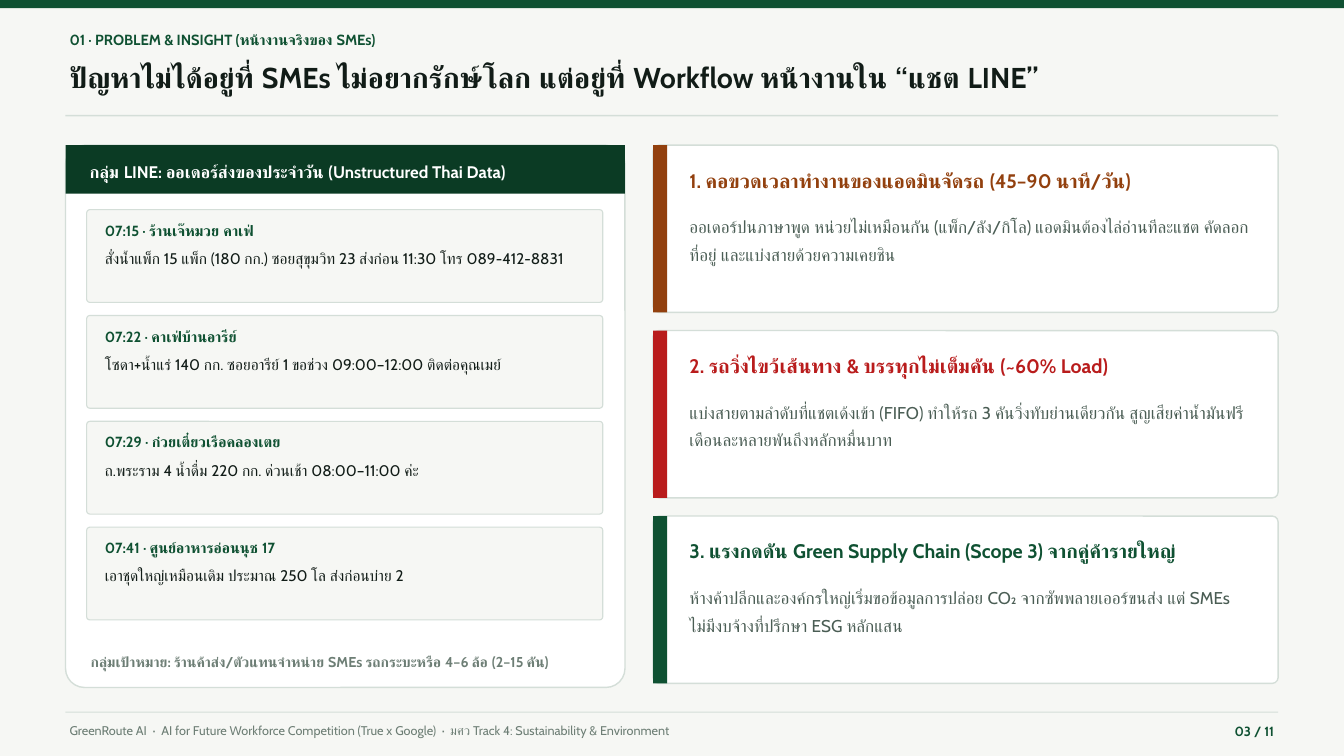
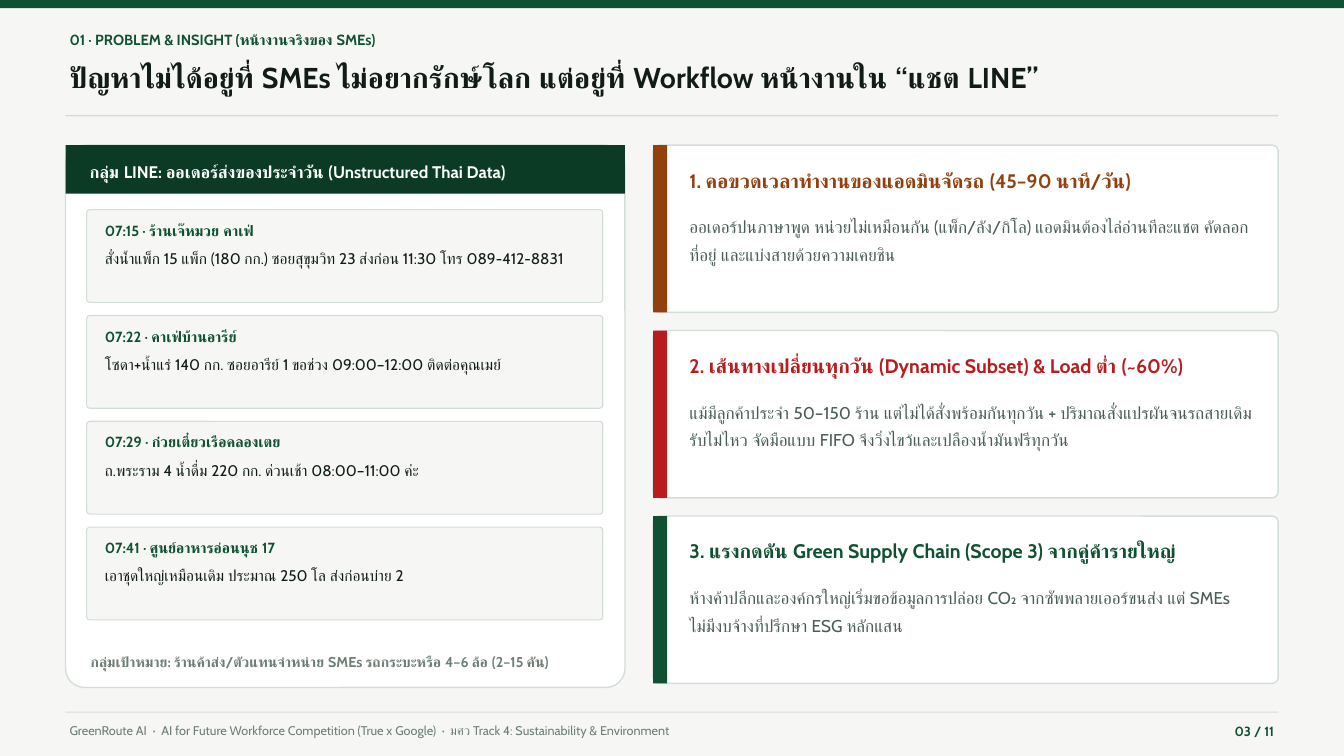
Before and after one commit to AkashiZai/TRUEAI, a slide deck: slide 3 of pitch/GreenRoute_AI_Pitch_Deck.pptx. Drawn at 1344x756 pixels with LibreOffice and Linux fonts; fonts in the diff are those of the drawing. Boxes give left, top, right and bottom in pixels: in the first picture for what was removed or moved away, otherwise in the second. Text is boxed around its words. In the diff, an @@ line names an element or a change of style, - is before the commit and + after.

```diff
--- a/pitch/GreenRoute_AI_Pitch_Deck.pptx
+++ b/pitch/GreenRoute_AI_Pitch_Deck.pptx
@@ text at box(689, 358, 1183, 379): text changed @@
-2. รถวิ่งไขว้เส้นทาง & บรรทุกไม่เต็มคัน (~60% Load)
+2. เส้นทางเปลี่ยนทุกวัน (Dynamic Subset) & Load ต่ำ (~60%)
@@ text at box(689, 406, 1252, 451): text changed @@
-แบ่งสายตามลำดับที่แชตเด้งเข้า (FIFO) ทำให้รถ 3 คันวิ่งทับย่านเดียวกัน สูญเสียค่าน้ำมันฟรีเดือนละหลายพันถึงหลักหมื่นบาท
+แม้มีลูกค้าประจำ 50–150 ร้าน แต่ไม่ได้สั่งพร้อมกันทุกวัน + ปริมาณสั่งแปรผันจนรถสายเดิมรับไม่ไหว จัดมือแบบ FIFO จึงวิ่งไขว้และเปลืองน้ำมันฟรีทุกวัน
```
Also in this commit, not shown: 1 other slide changed, 8 other files.
